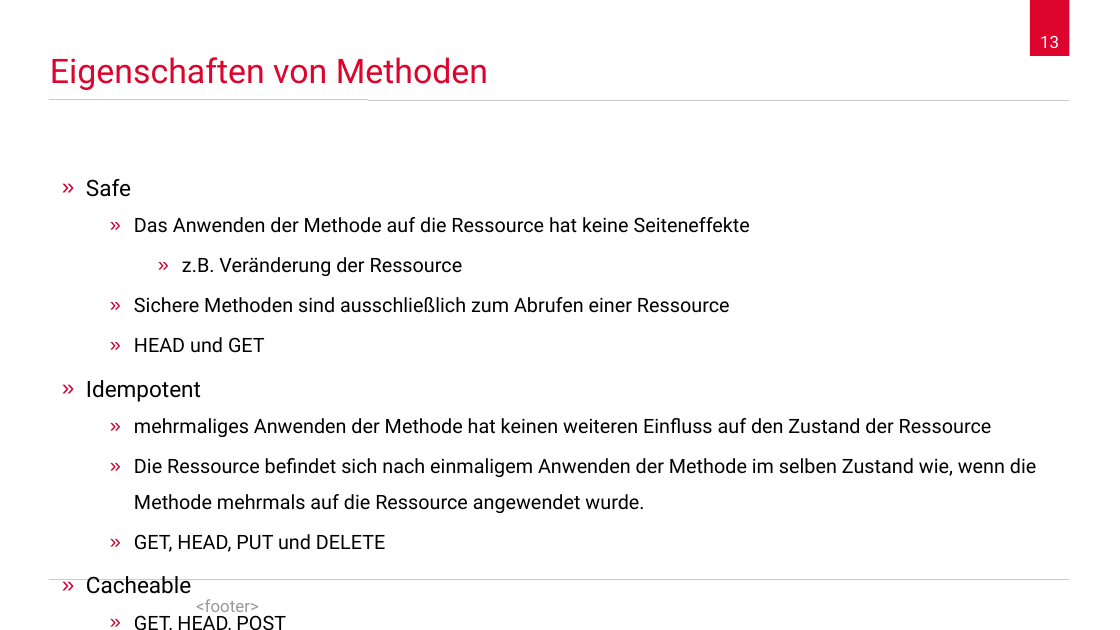
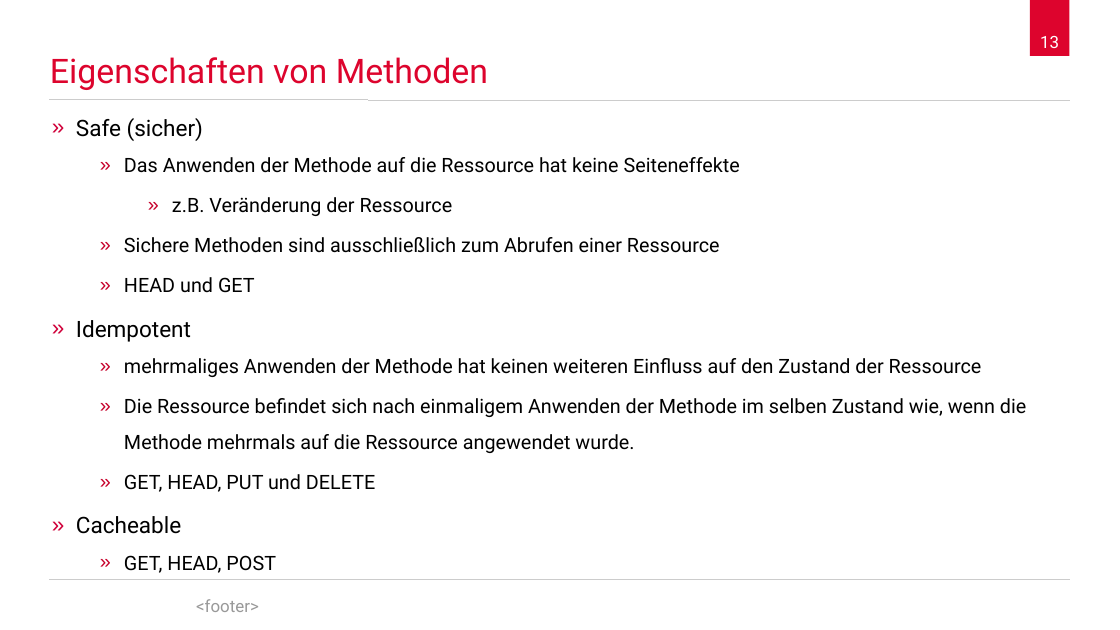
Before and after one commit to spaceone/presentations, a slide deck: slide 13 of hypertext-transfer-protocol/2017-12-05-hypertext-transfer-protocol.odp. Drawn at 1120x630 pixels with LibreOffice and Linux fonts; fonts in the diff are those of the drawing; background and template pictures are left out. Boxes give left, top, right and bottom in pixels: in the first picture for what was removed or moved away, otherwise in the second. Text is boxed around its words. In the diff, an @@ line names an element or a change of style, - is before the commit and + after.

```diff
--- a/hypertext-transfer-protocol/2017-12-05-hypertext-transfer-protocol.odp
+++ b/hypertext-transfer-protocol/2017-12-05-hypertext-transfer-protocol.odp
@@ text "Safe (sicher)": place and size @@
-text "Safe (sicher)" at bbox=[86, 179, 1036, 552]
+text "Safe (sicher)" at bbox=[76, 118, 1026, 492]
@@ text at bbox=[76, 118, 203, 141]: text changed @@
-» Safe
+» Safe (sicher)
```
Also in this commit, not shown: 13 other slides changed, 1 slide added, 1 slide removed.
